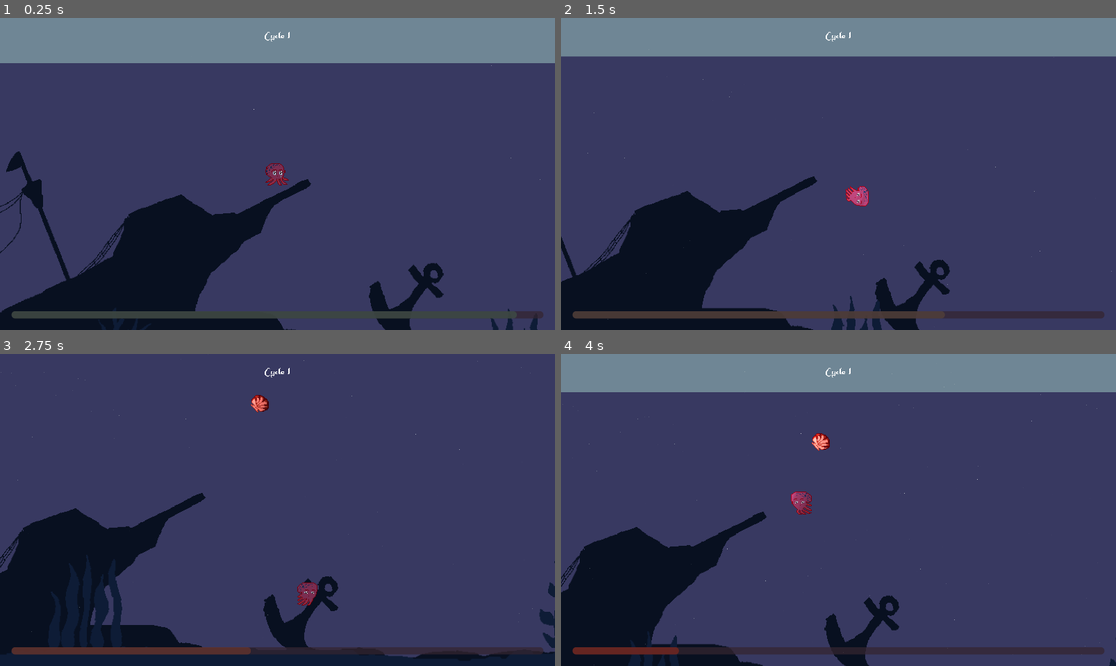
Above: before the commit, frames 1-4 (two rows, left to right).
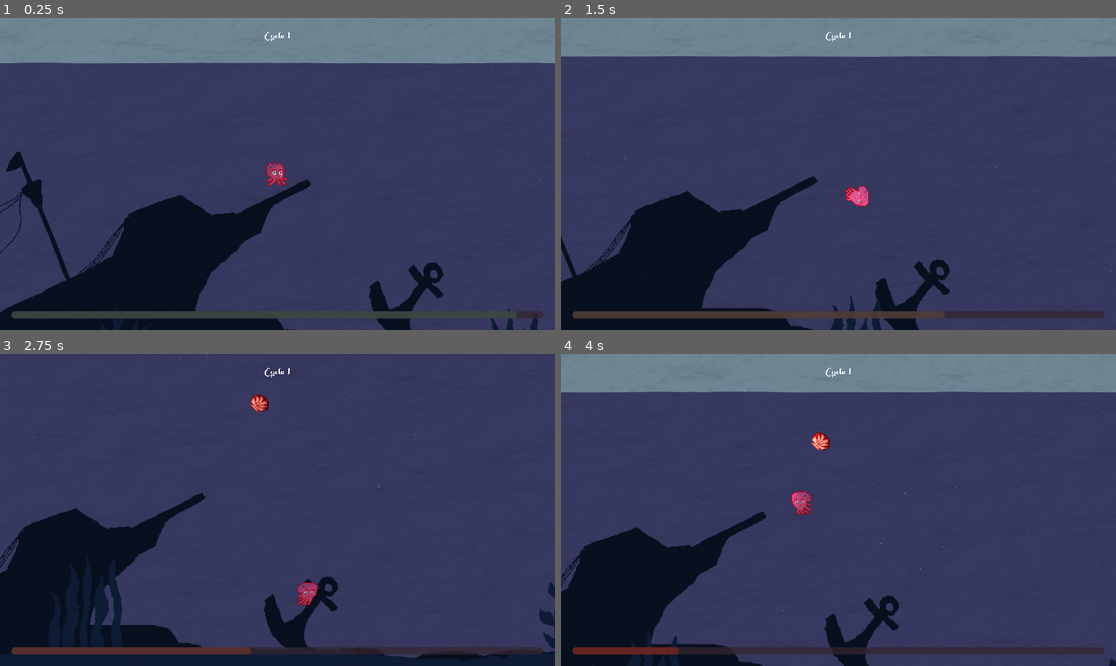
Above: after the commit, the same moments.

Repository: alfroids/tidal-storm
Game: Godot game, scene res://scenes/levels/main.tscn
Same seed, same stepped clock (60 frames per second), same inputs: the game is played once before the commit and once after it. The engine's default icon, where the game draws it, is replaced by a stand-in: a white triangle on a blue panel in a dark square.
Inputs:
- Up to frame 1 (0.25 s): no input
- Up to frame 2 (1.5 s): hold D (move_right) 0.53-1.28 s; tap Space (dash) at 0.6, 1.35 s; hold S (move_down) from 1.28 s (still down)
- Up to frame 3 (2.75 s): release S (move_down) at 2.03 s; hold D (move_right) from 2.03 s (still down); tap Space (dash) at 2.1 s
- Up to frame 4 (4 s): release D (move_right) at 2.78 s; hold W (move_up) 2.78-3.53 s; tap Space (dash) at 2.85, 3.6 s; hold A (move_left) from 3.53 s (still down)

The runs differ from the first frame. In frame 1, 0.5% of the frame differs, in the area x 0-98%, y 14-97%; in frame 2, 0.5%, in the area x 1-96%, y 12-100%; in frame 3, 0.3%; in frame 4, 0.5%.

Commit message:
Add water shader

Diff:
--- a/scenes/levels/main.tscn
+++ b/scenes/levels/main.tscn
@@ -1,11 +1,10 @@
-[gd_scene load_steps=16 format=3 uid="uid://bu6f414k16ji4"]
+[gd_scene load_steps=17 format=3 uid="uid://bu6f414k16ji4"]
 
-[ext_resource type="Shader" path="res://assets/shaders/water2.gdshader" id="1_xfky2"]
-[ext_resource type="Texture2D" uid="uid://dc2g5hdov4cvd" path="res://assets/icon.svg" id="2_qw27i"]
 [ext_resource type="PackedScene" uid="uid://bb21uipacresu" path="res://scenes/octopus/octopus.tscn" id="3_eg6kt"]
 [ext_resource type="PackedScene" uid="uid://beu1a485bi78v" path="res://scenes/vfx/parallax/parallax_foreground.tscn" id="3_id7vp"]
 [ext_resource type="PackedScene" uid="uid://ye3rq14ioe58" path="res://scenes/management/boat-manager/boat-manager.tscn" id="5_gj485"]
 [ext_resource type="PackedScene" uid="uid://fp5sxpywjdv3" path="res://scenes/management/light_manager.tscn" id="6_rn8rj"]
+[ext_resource type="Shader" path="res://assets/shaders/water1.gdshader" id="8_6mdet"]
 [ext_resource type="PackedScene" uid="uid://bkuab87kd4a46" path="res://scenes/UI/game-info/game_info.tscn" id="8_du70m"]
 [ext_resource type="PackedScene" uid="uid://bbklaux7uduqr" path="res://scenes/UI/pause-menu/pause_menu.tscn" id="8_fuxxj"]
 [ext_resource type="PackedScene" uid="uid://dc3yj8ro8os7l" path="res://scenes/mission/mission-manager/mission_manager.tscn" id="8_gtlp6"]
@@ -14,71 +13,60 @@
 [ext_resource type="PackedScene" uid="uid://b1abhynprhr0v" path="res://scenes/UI/game-over/game_over.tscn" id="9_adtxi"]
 [ext_resource type="PackedScene" uid="uid://cxsav4ums81sc" path="res://scenes/management/sound_manager.tscn" id="10_mh3bh"]
 
-[sub_resource type="ShaderMaterial" id="ShaderMaterial_liykp"]
-shader = ExtResource("1_xfky2")
-shader_parameter/blue_tint = Color(0, 0, 0, 1)
-shader_parameter/sprite_scale = null
-shader_parameter/scale_x = 10.0
-
 [sub_resource type="WorldBoundaryShape2D" id="WorldBoundaryShape2D_hixgo"]
 normal = Vector2(0, 1)
 
+[sub_resource type="FastNoiseLite" id="FastNoiseLite_xoo0d"]
+
+[sub_resource type="NoiseTexture2D" id="NoiseTexture2D_urnya"]
+seamless = true
+noise = SubResource("FastNoiseLite_xoo0d")
+
+[sub_resource type="ShaderMaterial" id="ShaderMaterial_24hk8"]
+shader = ExtResource("8_6mdet")
+shader_parameter/strength = 4.0
+shader_parameter/uv_scaling = 1.0
+shader_parameter/movement_direction = Vector2(1, 0)
+shader_parameter/movement_speed = 0.2
+shader_parameter/NOISE_TEXTURE = SubResource("NoiseTexture2D_urnya")
+
 [node name="Main" type="Node2D"]
 
-[node name="WaterShader" type="Sprite2D" parent="."]
-visible = false
-z_index = 1
-material = SubResource("ShaderMaterial_liykp")
-position = Vector2(0, 540)
-texture = ExtResource("2_qw27i")
-region_enabled = true
-region_rect = Rect2(-1920, 0, 3840, 1080)
+[node name="Collisions" type="Node" parent="."]
 
-[node name="WaterSurface" type="StaticBody2D" parent="."]
+[node name="WaterSurface" type="StaticBody2D" parent="Collisions"]
 collision_layer = 4
 collision_mask = 0
 
-[node name="CollisionShape2D" type="CollisionShape2D" parent="WaterSurface"]
+[node name="CollisionShape2D" type="CollisionShape2D" parent="Collisions/WaterSurface"]
 shape = SubResource("WorldBoundaryShape2D_hixgo")
 
-[node name="Ground" type="StaticBody2D" parent="."]
+[node name="Ground" type="StaticBody2D" parent="Collisions"]
 position = Vector2(0, 1080)
 collision_layer = 4
 collision_mask = 0
 
-[node name="CollisionShape2D" type="CollisionShape2D" parent="Ground"]
+[node name="CollisionShape2D" type="CollisionShape2D" parent="Collisions/Ground"]
 rotation = 3.14159
 shape = SubResource("WorldBoundaryShape2D_hixgo")
 
-[node name="LeftBoundary" type="StaticBody2D" parent="."]
+[node name="LeftBoundary" type="StaticBody2D" parent="Collisions"]
 position = Vector2(-1920, 0)
 collision_layer = 4
 collision_mask = 0
 
-[node name="CollisionShape2D" type="CollisionShape2D" parent="LeftBoundary"]
+[node name="CollisionShape2D" type="CollisionShape2D" parent="Collisions/LeftBoundary"]
 rotation = -1.5708
 shape = SubResource("WorldBoundaryShape2D_hixgo")
 
-[node name="RightBooundary" type="StaticBody2D" parent="."]
+[node name="RightBooundary" type="StaticBody2D" parent="Collisions"]
 position = Vector2(1920, 0)
 collision_layer = 4
 collision_mask = 0
 
-[node name="CollisionShape2D" type="CollisionShape2D" parent="RightBooundary"]
+[node name="CollisionShape2D" type="CollisionShape2D" parent="Collisions/RightBooundary"]
 rotation = 1.5708
 shape = SubResource("WorldBoundaryShape2D_hixgo")
-
-[node name="Octopus" parent="." instance=ExtResource("3_eg6kt")]
-position = Vector2(0, 384)
-
-[node name="Camera2D" type="Camera2D" parent="Octopus"]
-process_callback = 0
-limit_left = -1920
-limit_top = -1080
-limit_right = 1920
-limit_bottom = 1080
-position_smoothing_enabled = true
-position_smoothing_speed = 2.0
 
 [node name="BoatManager" parent="." instance=ExtResource("5_gj485")]
 max_hook_depth = 900.0
@@ -89,26 +77,9 @@
 [node name="SpawnLocation2" parent="BoatManager" index="1"]
 position = Vector2(2176, 0)
 
-[node name="ParticleManager" type="Node" parent="."]
-
-[node name="DustParticles" type="CPUParticles2D" parent="ParticleManager"]
-amount = 1000
-lifetime = 4.0
-emission_shape = 3
-emission_rect_extents = Vector2(3840, 1000)
-direction = Vector2(1, -1)
-gravity = Vector2(0, 0)
-initial_velocity_min = 15.0
-initial_velocity_max = 25.0
-damping_min = 2.0
-damping_max = 5.0
-
 [node name="MissionManager" parent="." instance=ExtResource("8_gtlp6")]
 max_items = 10
 spawn_area = Rect2(-1600, 100, 3200, 800)
-
-[node name="LightManager" parent="." instance=ExtResource("6_rn8rj")]
-position = Vector2(-1920, 0)
 
 [node name="CanvasCycles" parent="." instance=ExtResource("8_jit2o")]
 
@@ -128,6 +99,13 @@
 offset_bottom = 1080.0
 color = Color(0.219608, 0.223529, 0.380392, 1)
 
+[node name="Shader" type="CanvasLayer" parent="."]
+layer = 2
+
+[node name="WaterShader" type="Polygon2D" parent="Shader"]
+material = SubResource("ShaderMaterial_24hk8")
+polygon = PackedVector2Array(-1920, 0, 1920, 0, 1920, 1080, -1920, 1080)
+
 [node name="UI" type="CanvasLayer" parent="."]
 layer = 10
 
@@ -139,4 +117,37 @@
 
 [node name="SoundManager" parent="." instance=ExtResource("10_mh3bh")]
 
+[node name="Zero" type="CanvasLayer" parent="."]
+layer = 0
+follow_viewport_enabled = true
+
+[node name="LightManager" parent="Zero" instance=ExtResource("6_rn8rj")]
+position = Vector2(-1920, 0)
+
+[node name="ParticleManager" type="Node" parent="Zero"]
+
+[node name="DustParticles" type="CPUParticles2D" parent="Zero/ParticleManager"]
+amount = 1000
+lifetime = 4.0
+emission_shape = 3
+emission_rect_extents = Vector2(3840, 1000)
+direction = Vector2(1, -1)
+gravity = Vector2(0, 0)
+initial_velocity_min = 15.0
+initial_velocity_max = 25.0
+damping_min = 2.0
+damping_max = 5.0
+
+[node name="Octopus" parent="Zero" instance=ExtResource("3_eg6kt")]
+position = Vector2(0, 384)
+
+[node name="Camera2D" type="Camera2D" parent="Zero/Octopus"]
+process_callback = 0
+limit_left = -1920
+limit_top = -1080
+limit_right = 1920
+limit_bottom = 1080
+position_smoothing_enabled = true
+position_smoothing_speed = 2.0
+
 [editable path="BoatManager"]
